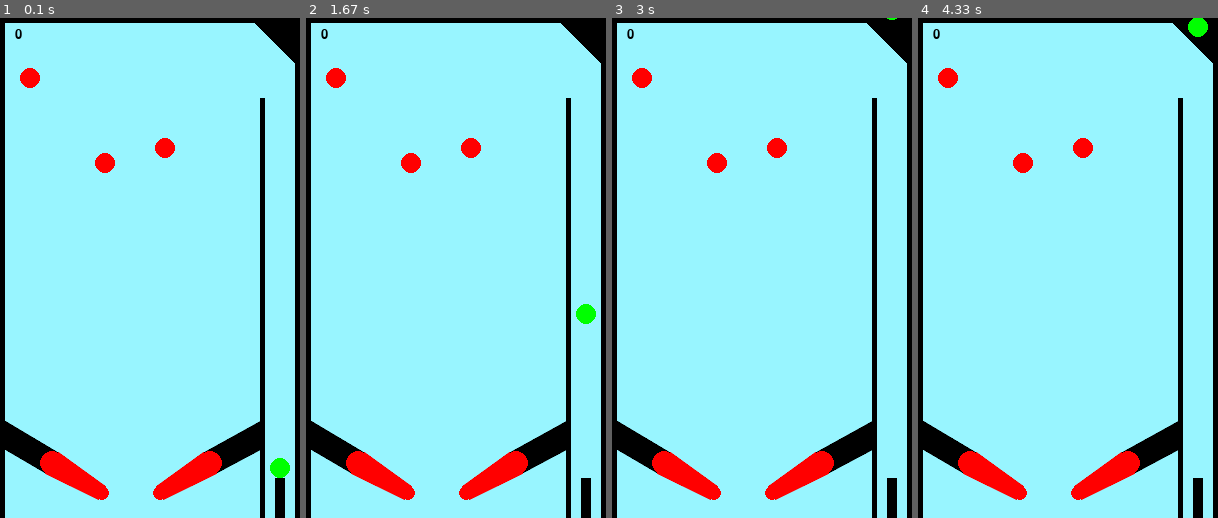
Above: before the commit, frames 1-4 (left to right).
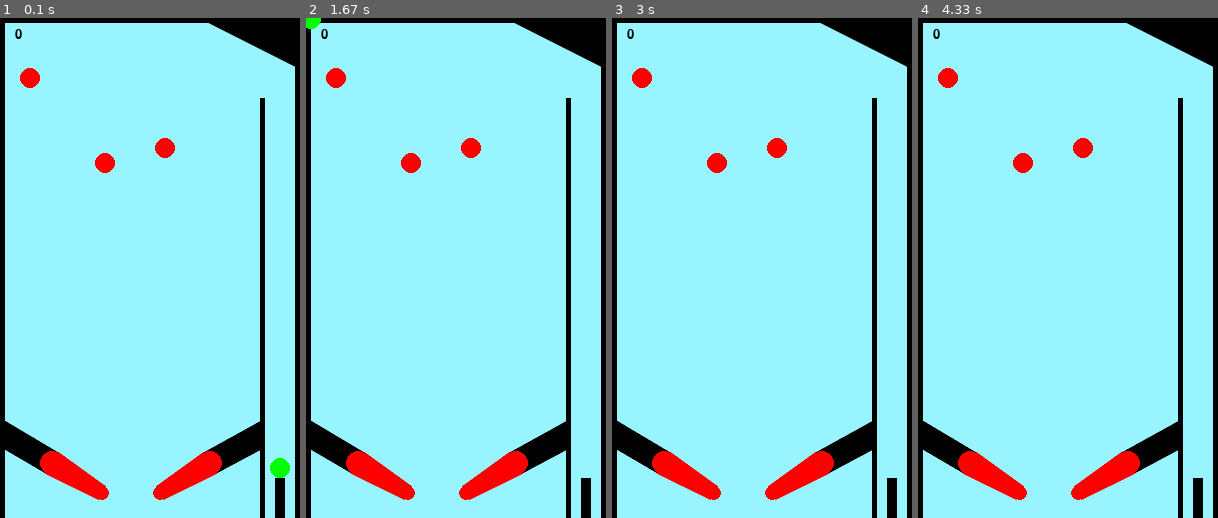
Above: after the commit, the same moments.

Repository: leordsong/pygame-pinball
Game: pygame game, started from game/__main__.py
The game is run twice, just before and just after one commit, with the same random seed, the same clock (stepped at 60 frames per second) and the same inputs.
Inputs:
- Up to frame 1 (0.1 s): no input
- Up to frame 2 (1.67 s): tap Space at 0.33, 0.73, 1.03, 1.23, 1.57 s
- Up to frame 3 (3 s): tap Space at 1.87, 2.07, 2.37 s; tap Z at 2.9 s
- Up to frame 4 (4.33 s): no input

The runs differ from the first frame. In frame 1, 0.7% of the frame differs, in the area x 69-99%, y 1-10%; in frame 2, 1.0%, in the area x 0-99%, y 0-62%; in frame 3, 0.8%; in frame 4, 0.9%.

Commit message:
Fix Physics

Diff:
--- a/engine/shapes/Circle.py
+++ b/engine/shapes/Circle.py
@@ -66,7 +66,7 @@
 
     def _edge_cross_circle(self, p1: np.ndarray, p2: np.ndarray):
         d: np.ndarray = p2 - p1
-        f: np.ndarray = self.position - p1
+        f: np.ndarray = p1 - self.position
 
         a = d.dot(d)
         b = 2 * f.dot(d)
--- a/game/Ball.py
+++ b/game/Ball.py
@@ -10,5 +10,5 @@
         super().__init__(Transform(position, 1, np.array([0, 0]), np.array([0, 0])), Circle(r), material, name)
 
     def launch(self):
-        self.transform.velocity = self.transform.velocity + np.array([0, -200])
+        self.transform.velocity = self.transform.velocity + np.array([0, -400])
         self.transform.force = self.transform.force + np.array([0, 40])
--- a/game/PhyscisEngine.py
+++ b/game/PhyscisEngine.py
@@ -1,4 +1,4 @@
-import numpy as np
+from engine.shapes.ConvexPolygon import ConvexPolygon
 
 from engine import Entity
 from game.Ball import Ball
@@ -16,13 +16,9 @@
         if self.normal is None:
             return
         print(self.normal)
-        vc = (-1) * self.ball.transform.velocity * self.normal
-        vc_prime = self.restitution * vc
-        delta_v = vc - vc_prime
-        inverse_mass = 1 / self.ball.transform.mass + 1 / self.static.transform.mass
-        impulse = delta_v / inverse_mass
-        gm = self.normal * impulse
-        self.ball.transform.velocity = self.ball.transform.velocity + gm / self.ball.transform.mass
+        delta_v = (-1 - self.restitution) * self.ball.transform.velocity.dot(self.normal)
+        gm = delta_v * self.normal
+        self.ball.transform.velocity = self.ball.transform.velocity + gm
 
 
 def get_contacts(ball: Ball, static_bodies: [Entity]):
--- a/game/__main__.py
+++ b/game/__main__.py
@@ -29,14 +29,14 @@
 pygame.display.set_caption(WINDOW_TITLE)
 
 # Create Sprites
-wall_material = Material(THECOLORS['black'])
+wall_material = Material(THECOLORS['black'], restitution=0.8)
 walls = [
     Entity(Transform(np.array([0, 0]), 10), Rectangle(WINDOW_WIDTH - 40, 5), wall_material, "UpperWall"),
     Entity(Transform(np.array([0, 0]), 10), Rectangle(5, WINDOW_HEIGHT), wall_material, "LeftWall"),
     Entity(Transform(np.array([WINDOW_WIDTH - 40, 80]), 10), Rectangle(5, WINDOW_HEIGHT), wall_material, "MidWall"),
     Entity(Transform(np.array([WINDOW_WIDTH - 5, 40]), 10), Rectangle(5, WINDOW_HEIGHT), wall_material, "RightWall"),
-    Entity(Transform(np.array([WINDOW_WIDTH - 50, 0]), 10),
-           ConvexPolygon(np.array([[WINDOW_WIDTH - 50, 0], [WINDOW_WIDTH, 0], [WINDOW_WIDTH, 50]])),
+    Entity(Transform(np.array([WINDOW_WIDTH - 50, 0]), 100),
+           ConvexPolygon(np.array([[WINDOW_WIDTH - 100, 0], [WINDOW_WIDTH, 0], [WINDOW_WIDTH, 50]])),
            wall_material, "TopRight"),
     Entity(Transform(np.array([5, WINDOW_HEIGHT - 69]), 10),
            ConvexPolygon(np.array([[5, WINDOW_HEIGHT - 69], [5, WINDOW_HEIGHT - 97],
